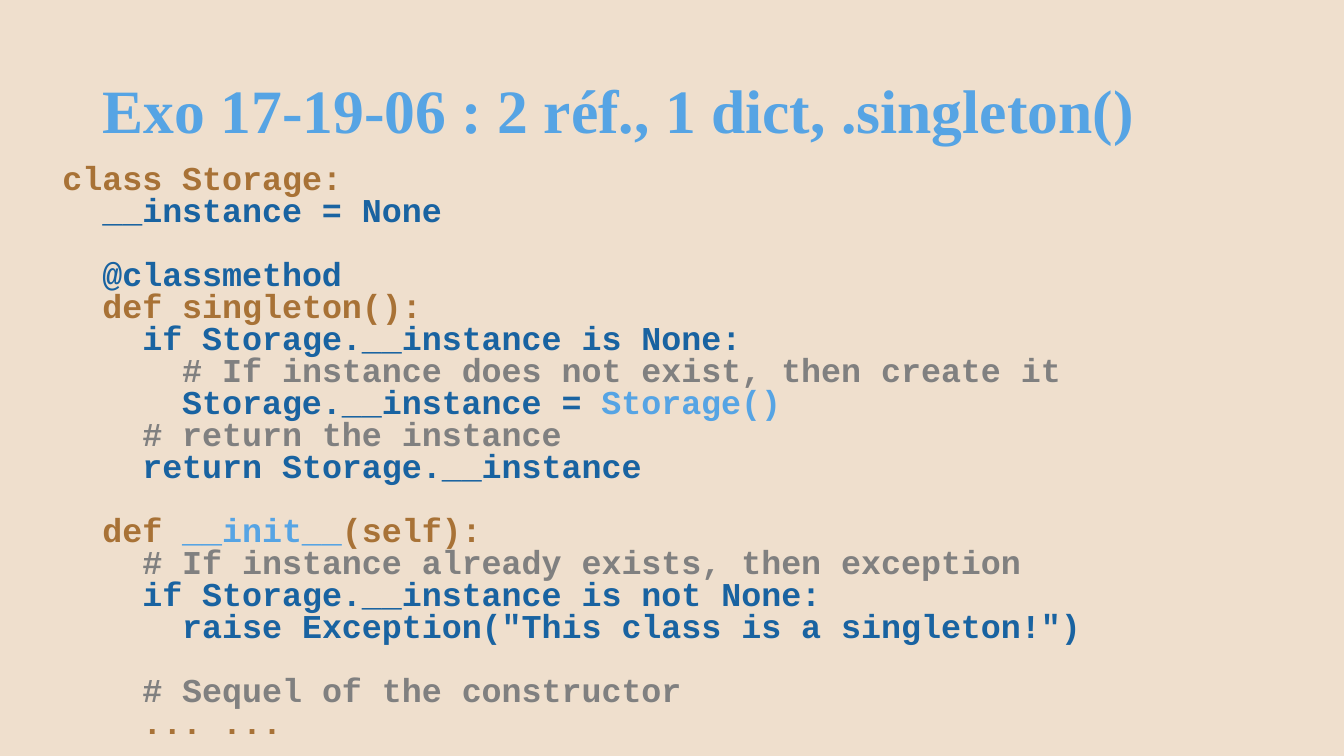
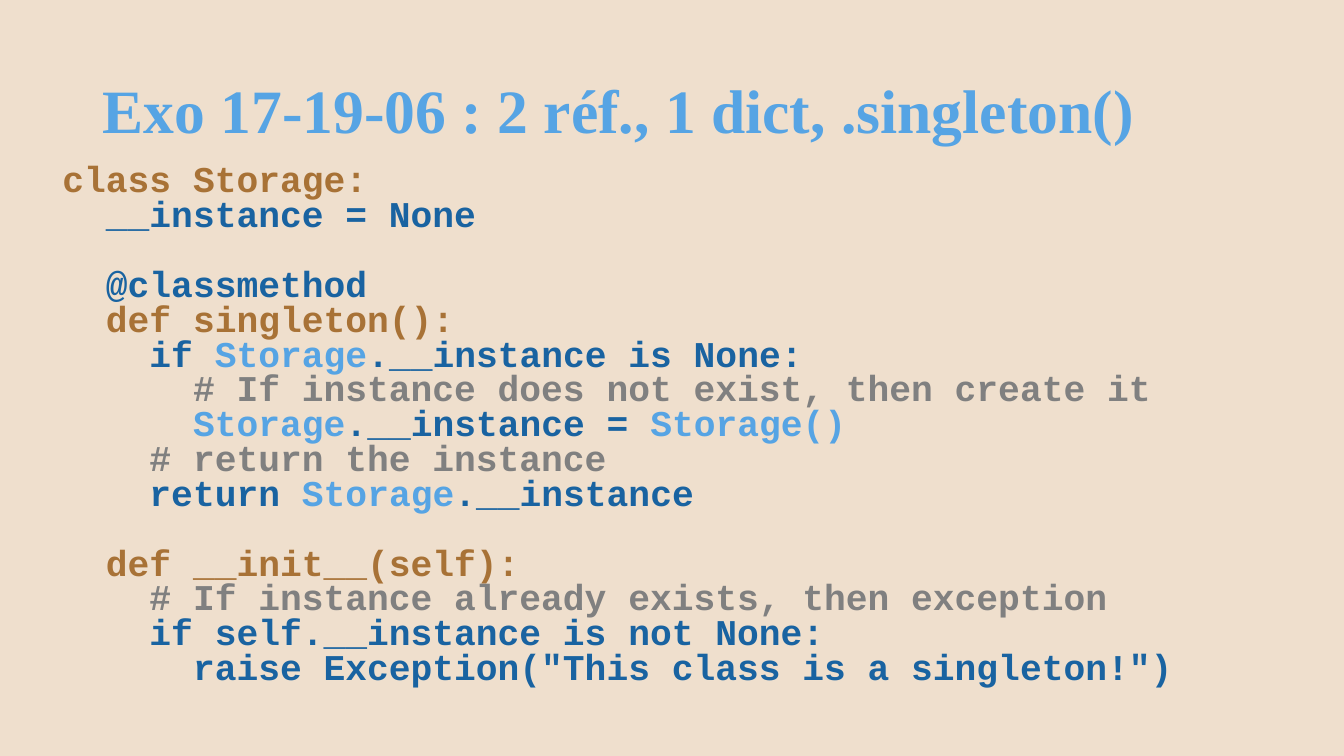
Before and after one commit to AlainWafflard/4IPO3, a slide deck: slide 64 of syllabus/17-POO-design-pattern/17_syllabus.pptx. Drawn at 1344x756 pixels with LibreOffice and Linux fonts; fonts in the diff are those of the drawing; background and template pictures are left out. Boxes give left, top, right and bottom in pixels: in the first picture for what was removed or moved away, otherwise in the second. Text is boxed around its words. In the diff, an @@ line names an element or a change of style, - is before the commit and + after.

```diff
--- a/syllabus/17-POO-design-pattern/17_syllabus.pptx
+++ b/syllabus/17-POO-design-pattern/17_syllabus.pptx
@@ text at <box>62,167,1172,688</box>: size 23.8 to 25.9 pt; text colour #1963A1 to #56A4E4 in "Storage.__instance", "Storage.__instance", "Storage.__instance"; text colour #56A4E4 to #A87236 in "__init__(self):" @@
@@ text at <box>149,620,824,656</box>: text changed; size 23.8 to 25.9 pt @@
-if Storage.__instance is not None:
+if self.__instance is not None:
@@ text at <box>182,678,682,709</box>: paragraphs removed @@
-# Sequel of the constructor
-... ...
```
Also in this commit, not shown: 2 other slides changed, 8 other files.
